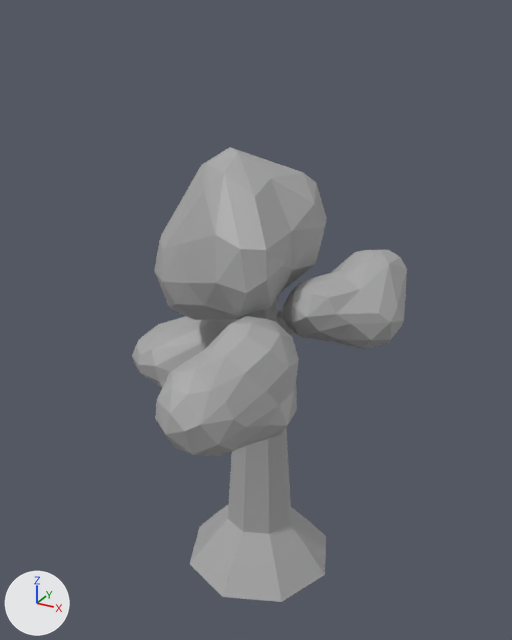
Two versions of the FBX model Assets/Art/Architecture/ArbreV3.fbx, one commit apart.
Both versions are drawn from a 50 mm lens placed at (6.77, -12.27, 12.37), pointed at (0.14, -0.21, 6.34). The axes (+X, +Y, +Z) are drawn at lower left. The lights are the same throughout. Where no turn or scale is listed for an object, it has been applied to the vertices. Vertices at the same position are counted once.

In view in the first picture: 'ArbreV3'.
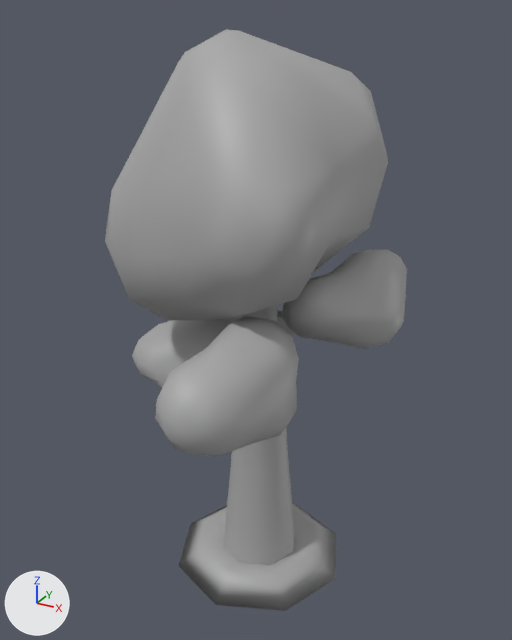
What differs and where, as boxes (x1, y1, x2, y2) in the pictures (512 x 640 px; the box of a moved part takes in the faces that stretch with it):
'ArbreV3', reshaped (10% wider, 28% taller)
    before: (132, 147, 407, 602)
    after: (105, 29, 407, 611)
part 1 of me_mesh, moved or reshaped
    before: (154, 147, 327, 320)
    after: (105, 29, 388, 321)
part 2 of me_mesh, moved or reshaped
    before: (190, 454, 326, 602)
    after: (179, 454, 336, 611)

Edits to the bpy script that builds the scene:
```text
Change me_mesh:
    used by ob_arbrev3; location = (0.0, 0.0, 0.0)
    remove me_mesh.from_pydata(...)  # 501 vertices, 788 faces; spans x -3.62..3.13, y -4.01..2.83, z 0.0..9.8
    add me_mesh.from_pydata(...)  # 501 vertices, 788 faces; spans x -3.62..3.13, y -4.01..2.83, z 0.0..12.0
    me_mesh part 1: the loose piece of 70 vertices spanning x -2.36..1.35, y -1.67..1.71, z 5.85..9.8 is scaled about its middle by 1.6, then moved by (0.0, 0.0, 1.01)
    me_mesh part 2: 24 of 501 vertices moved; they spanned x -1.65..1.91, y -1.78..1.78, z 0.0..1.15 and now span x -1.92..2.18, y -2.05..2.05, z 0.0..0.42; mean shift (0.0, 0.0, -0.35); largest move (0.69, -0.57, 1.15) -> (0.78, -0.65, 0.32)
```
